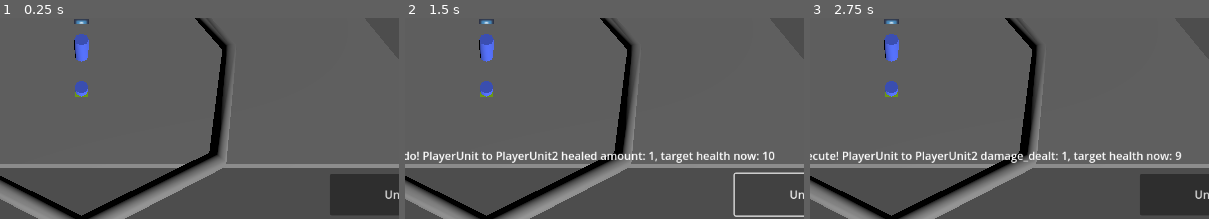
Above: before the commit, frames 1-3 (left to right).
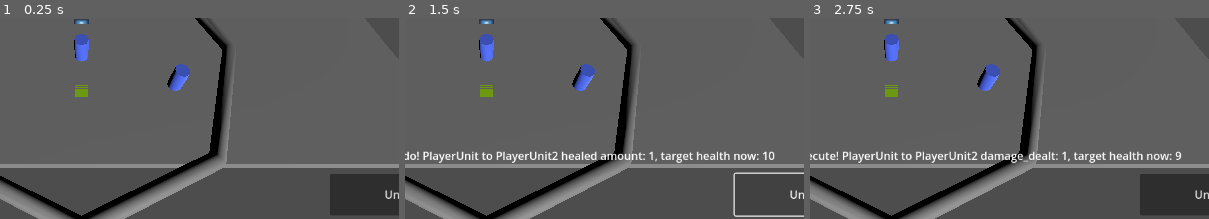
Above: after the commit, the same moments.

Repository: ValorZard/Priyanka-outdated
Game: Godot game, scene res://GameBoard/test_scene.tscn
Same seed, same stepped clock (60 frames per second), same inputs: the game is played once before the commit and once after it. The engine's default icon, where the game draws it, is replaced by a stand-in: a white triangle on a blue panel in a dark square.
Inputs:
- Up to frame 1 (0.25 s): no input
- Up to frame 2 (1.5 s): click "Attack" at 0.5 s; click "Undo" at 1.25 s
- Up to frame 3 (2.75 s): click "Attack" at 2 s
The pictures show only the part of the screen within x 40-90%, y 43-93%; the shares and areas given below are measured in that part.

The runs differ from the first frame. In frame 1, 0.7% of the frame differs, in the area x 18-48%, y 22-40%; in frame 2, 0.7%; in frame 3, 0.7%.

Commit message:
enemy ai works now???

Diff:
--- a/GameBoard/test_scene.tscn
+++ b/GameBoard/test_scene.tscn
@@ -89,13 +89,15 @@
 [node name="EnemyUnit4" parent="." instance=ExtResource("7_7icr8")]
 transform = Transform3D(1, 0, 0, 0, 1, 0, 0, 0, 1, -4.05293, 0.5, -22.0237)
 
+[node name="PlayerUnit2" parent="." instance=ExtResource("3_dmna3")]
+transform = Transform3D(0.999109, 0.042207, 0, -0.042207, 0.999109, 0, 0, 0, 1, 6.60937, 2.30312, 0)
+
 [node name="EnemyUnit5" parent="." instance=ExtResource("7_7icr8")]
 transform = Transform3D(1, 0, 0, 0, 1, 0, 0, 0, 1, -2.64167, 0.5, -26.417)
 
 [node name="EnemyUnit6" parent="." instance=ExtResource("7_7icr8")]
 transform = Transform3D(1, 0, 0, 0, 1, 0, 0, 0, 1, -6.48176, 0.5, -25.9327)
 
-[node name="PlayerUnit2" parent="." instance=ExtResource("3_dmna3")]
-
 [node name="Timer" type="Timer" parent="."]
+wait_time = 0.25
 one_shot = true
--- a/UI/InputManager.gd
+++ b/UI/InputManager.gd
@@ -38,7 +38,7 @@
 	else:
 		print("on unit: ", game_board.get_current_unit().name)
 		# TODO: Actiually have an AI here
-		#game_board.do_attack()
+		game_board.do_attack()
 		game_board.get_current_unit().set_action_points(0)
 
 # Called every frame. 'delta' is the elapsed time since the previous frame.
